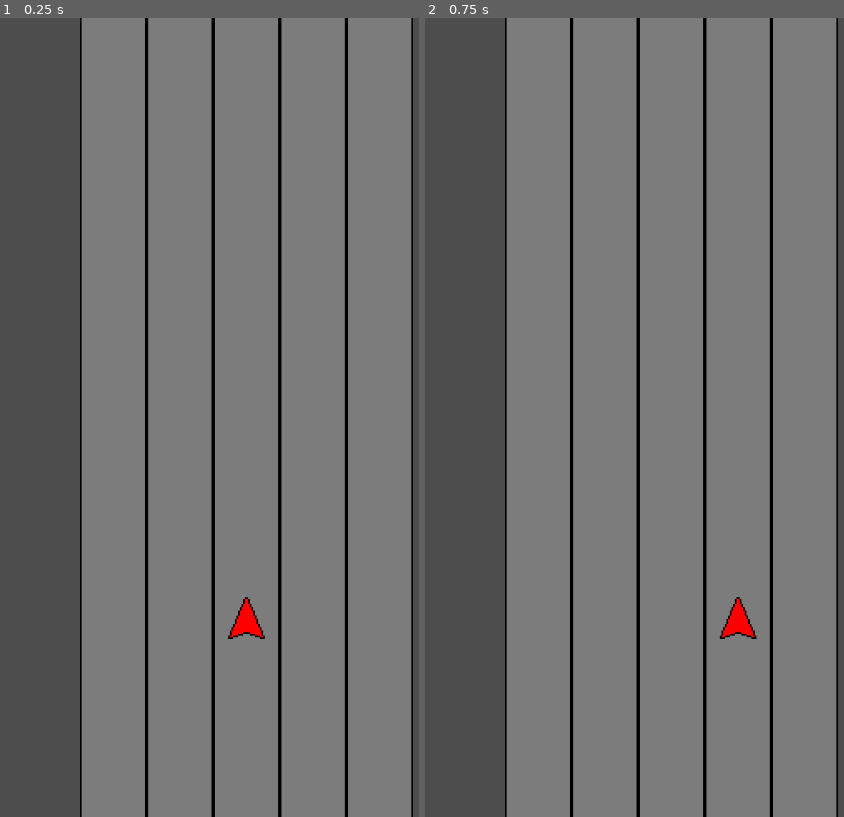
Above: before the commit, frames 1-2 (left to right).
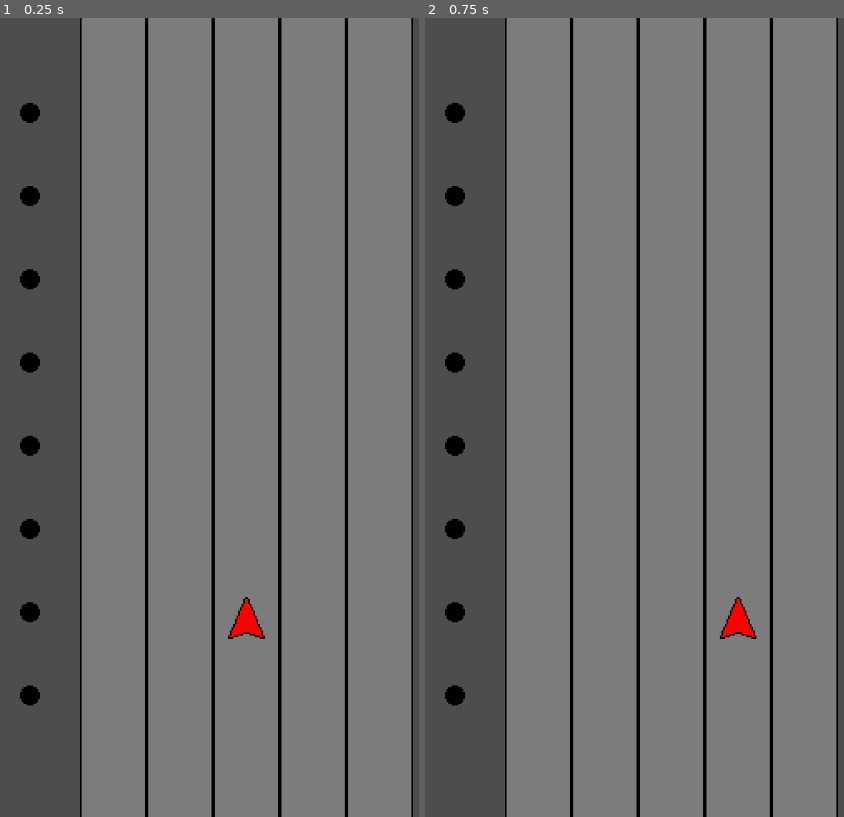
Above: after the commit, the same moments.

Repository: PizzaLovers007/Acerola-Jam-0
Game: Godot game, scene res://Scenes/Game.tscn
Same seed, same stepped clock (60 frames per second), same inputs: the game is played once before the commit and once after it. Sound files missing from this copy of the repository are replaced by a short silence.
Inputs:
- Up to frame 1 (0.25 s): no input
- Up to frame 2 (0.75 s): tap Enter at 0.5 s; hold Right (ui_right) from 0.53 s (still down)

The runs differ from the first frame. In frame 1, 0.8% of the frame differs, in the area x 4-10%, y 10-87%; in frame 2, 0.8%.

Commit message:
Add tells on the left side

Diff:
--- a/Scenes/Game.tscn
+++ b/Scenes/Game.tscn
@@ -19,6 +19,7 @@
 [ext_resource type="Shader" path="res://Shaders/skew.gdshader" id="13_8uihi"]
 [ext_resource type="AudioStream" uid="uid://bc1f4yfidc5i2" path="res://Sounds/Metronomes/Perc_Metal_lo.wav" id="13_86x80"]
 [ext_resource type="Texture2D" uid="uid://dptw7ixoj71cx" path="res://Textures/skew.png" id="14_4ikar"]
+[ext_resource type="Texture2D" uid="uid://xaqv06mtanp8" path="res://Sprites/dot.png" id="14_ygw7s"]
 
 [sub_resource type="ShaderMaterial" id="ShaderMaterial_o32ba"]
 shader = ExtResource("10_hm5qq")
@@ -95,6 +96,48 @@
 stream = ExtResource("13_86x80")
 volume_db = 8.0
 
+[node name="TellSprites" type="Node2D" parent="ObstacleSpawner"]
+
+[node name="Beat0Tell" type="Sprite2D" parent="ObstacleSpawner/TellSprites"]
+position = Vector2(60, 114)
+scale = Vector2(2, 2)
+texture = ExtResource("14_ygw7s")
+
+[node name="Beat1Tell" type="Sprite2D" parent="ObstacleSpawner/TellSprites"]
+position = Vector2(60, 214)
+scale = Vector2(2, 2)
+texture = ExtResource("14_ygw7s")
+
+[node name="Beat2Tell" type="Sprite2D" parent="ObstacleSpawner/TellSprites"]
+position = Vector2(60, 314)
+scale = Vector2(2, 2)
+texture = ExtResource("14_ygw7s")
+
+[node name="Beat3Tell" type="Sprite2D" parent="ObstacleSpawner/TellSprites"]
+position = Vector2(60, 414)
+scale = Vector2(2, 2)
+texture = ExtResource("14_ygw7s")
+
+[node name="Beat4Tell" type="Sprite2D" parent="ObstacleSpawner/TellSprites"]
+position = Vector2(60, 514)
+scale = Vector2(2, 2)
+texture = ExtResource("14_ygw7s")
+
+[node name="Beat5Tell" type="Sprite2D" parent="ObstacleSpawner/TellSprites"]
+position = Vector2(60, 614)
+scale = Vector2(2, 2)
+texture = ExtResource("14_ygw7s")
+
+[node name="Beat6Tell" type="Sprite2D" parent="ObstacleSpawner/TellSprites"]
+position = Vector2(60, 714)
+scale = Vector2(2, 2)
+texture = ExtResource("14_ygw7s")
+
+[node name="Beat7Tell" type="Sprite2D" parent="ObstacleSpawner/TellSprites"]
+position = Vector2(60, 814)
+scale = Vector2(2, 2)
+texture = ExtResource("14_ygw7s")
+
 [node name="Obstacles" type="Node2D" parent="ObstacleSpawner"]
 
 [node name="Player" parent="." instance=ExtResource("3_22ywp")]
--- a/Scripts/Attacks/ObstacleSpawner.gd
+++ b/Scripts/Attacks/ObstacleSpawner.gd
@@ -6,12 +6,16 @@
 @export var spawning: bool = false
 @onready var conductor: Conductor = get_tree().get_first_node_in_group("conductor")
 @onready var obstacles_node: Node2D = $Obstacles
+@onready var tell_sprites_node: Node2D = $TellSprites
 @onready var tell_tick: AudioStreamPlayer = $TellTick
 @onready var tell_tick_inverse: AudioStreamPlayer = $TellTickInverse
 @onready var move_tick: AudioStreamPlayer = $MoveTick
 @onready var move_tick_inverse: AudioStreamPlayer = $MoveTickInverse
 
 var _obstacle_scene: PackedScene = preload("res://Scenes/Objects/Obstacle.tscn")
+var _down_arrow_img: CompressedTexture2D = preload("res://Sprites/down_arrow.png")
+var _up_arrow_img: CompressedTexture2D = preload("res://Sprites/up_arrow.png")
+var _dot_img: CompressedTexture2D = preload("res://Sprites/dot.png")
 var _next_spawn: int = 2
 var _next_pattern: Array = Constants.OBSTACLE_PATTERNS.pick_random()
 var _move_pattern: Array[int] = [1,0,1,0,1,0,1,0]
@@ -48,25 +52,31 @@
 	var beat_norm = beat % 4
 	if measure % 4 == 1 and beat_norm == 0 and fract == 0:
 		var pattern = [
-			#Constants.MOVE_PATTERNS.pick_random(),
-			#Constants.MOVE_PATTERNS.pick_random(),
+			Constants.MOVE_PATTERNS.pick_random(),
+			Constants.MOVE_PATTERNS.pick_random(),
 			Constants.MOVE_INVERSE_PATTERNS.pick_random()
 		].pick_random()
 		for i in range(0, 8):
 			_move_pattern[i] = pattern[i]
 
 	var half_beat_norm = beat_norm * 2 + fract
+	var tell_sprite = tell_sprites_node.get_child(half_beat_norm) as Sprite2D
 	match measure % 4:
 		2:
 			if _move_pattern[half_beat_norm] == 1:
 				tell_tick.play()
+				tell_sprite.texture = _down_arrow_img
 			elif _move_pattern[half_beat_norm] == -1:
 				tell_tick_inverse.play()
+				tell_sprite.texture = _up_arrow_img
 		3:
 			if _move_pattern[half_beat_norm] == 1:
 				move_tick.play()
 			if _move_pattern[half_beat_norm] == -1:
 				move_tick_inverse.play()
+	if measure % 4 == 0 and half_beat_norm == 0:
+		for child in tell_sprites_node.get_children() as Array[Sprite2D]:
+			child.texture = _dot_img
 
 
 func _tick(inverse: bool = false) -> void:
--- a/Scripts/Core/Constants.gd
+++ b/Scripts/Core/Constants.gd
@@ -42,7 +42,7 @@
 		0b10111,
 		0b11011,
 		0b11011,
-		0b10111,
+		0b11101,
 		0b11011,
 		0b11011,
 		0b10111,
Not shown: 1 places in Scenes/Game.tscn that only renumber resources
Binary file added: Sprites/dot.png
Not shown, added: Sprites/dot.png.import
Binary file added: Sprites/down_arrow.png
Not shown, added: Sprites/down_arrow.png.import
Binary file added: Sprites/up_arrow.png
Not shown, added: Sprites/up_arrow.png.import
